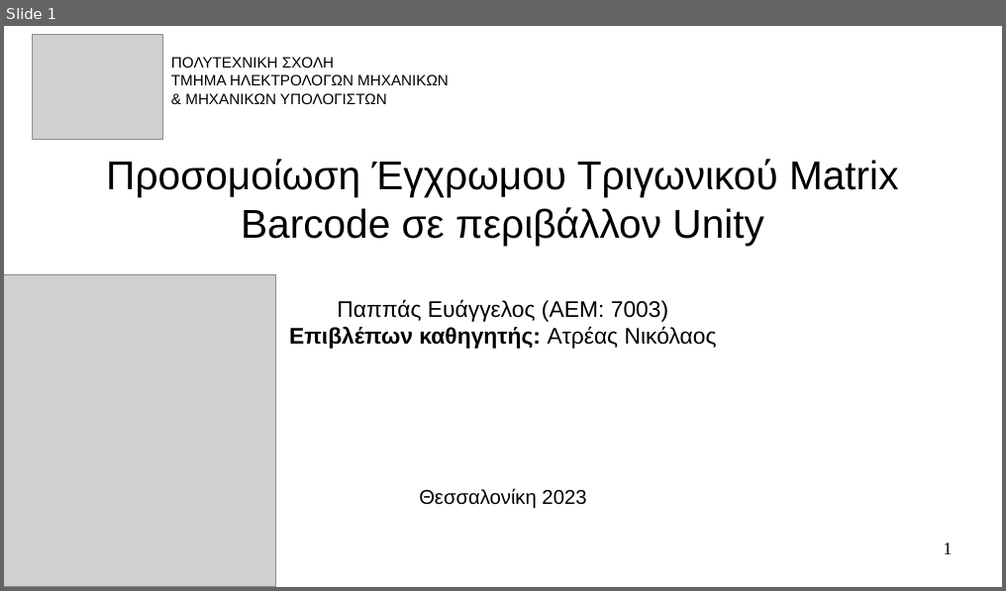
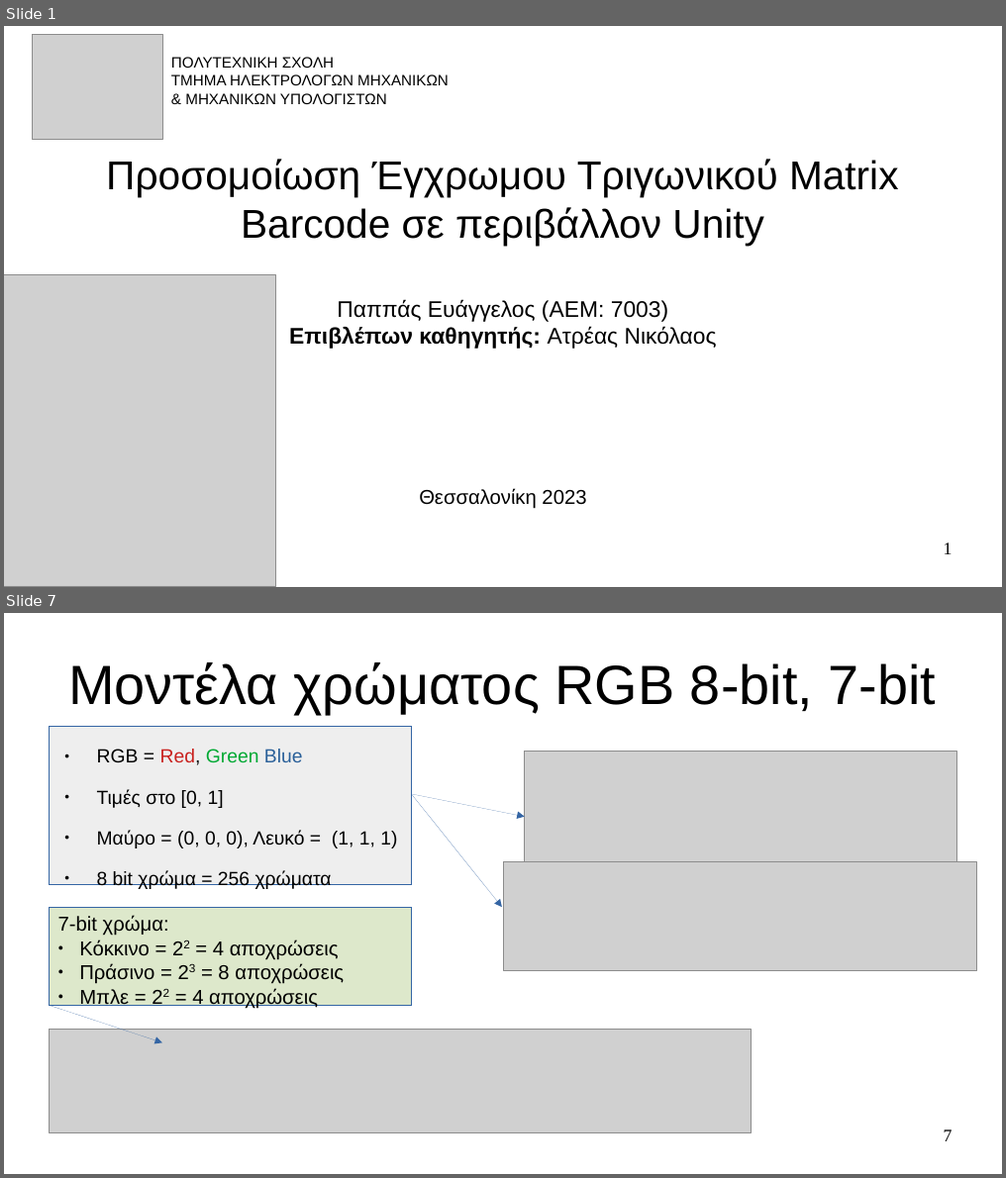
Before and after one commit to pevanget/Trigonix, a slide deck: Trigonix/Documentation/Παρουσίαση.odp. Shown one above the other, each under a label of ours: slide 1 before the commit, slides 1 and 7 after it; the slides between them are not shown. The pictures are 1006x591 and 1006x1178 pixels, drawn with LibreOffice and Linux fonts; fonts in the diff are those of the drawing; grey boxes stand for pictures. Boxes give left, top, right and bottom in pixels: in the first picture for what was removed or moved away, otherwise in the second. Text is boxed around its words. In the diff, an @@ line names an element or a change of style, - is before the commit and + after.

```diff
--- a/Trigonix/Documentation/Παρουσίαση.odp
+++ b/Trigonix/Documentation/Παρουσίαση.odp
@@ slide 7 added at box(4, 613, 1002, 1174), background #FFFFFF @@
@@ title added at box(68, 663, 937, 714), 44 pt, text #000000 @@
+Μοντέλα χρώματος RGB 8-bit, 7-bit
@@ rectangle added at box(50, 726, 412, 884), fill #EEEEEE, outline #3465A4 0 pt @@
@@ text added at box(97, 749, 397, 889), 15.2 pt, text #000000 @@
+● RGB = Red, Green Blue
+● Τιμές στο [0, 1]
+● Μαύρο = (0, 0, 0), Λευκό = (1, 1, 1)
+● 8 bit χρώμα = 256 χρώματα
@@ picture added at box(525, 752, 956, 862) @@
@@ arrow added from (412, 794) to (525, 817), #3465A4 0 pt @@
@@ arrow added from (412, 794) to (502, 907), #3465A4 0 pt @@
@@ picture added at box(504, 862, 977, 970) @@
@@ rectangle added at box(50, 907, 412, 1006), fill #DDE8CB, outline #3465A4 0 pt @@
@@ text added at box(58, 916, 344, 1009), 16 pt, text #000000 @@
+7-bit χρώμα:
+● Κόκκινο = 22 = 4 αποχρώσεις
+● Πράσινο = 23 = 8 αποχρώσεις
+● Μπλε = 22 = 4 αποχρώσεις
@@ arrow added from (50, 1006) to (162, 1043), #3465A4 0 pt @@
@@ picture added at box(50, 1030, 751, 1134) @@
@@ page number added at box(944, 1130, 952, 1142), 14 pt, text #000000 @@
+7
```
Also in this commit, not shown: 2 slides changed, 6 other slides added, 2 slides removed, 4 other files.
